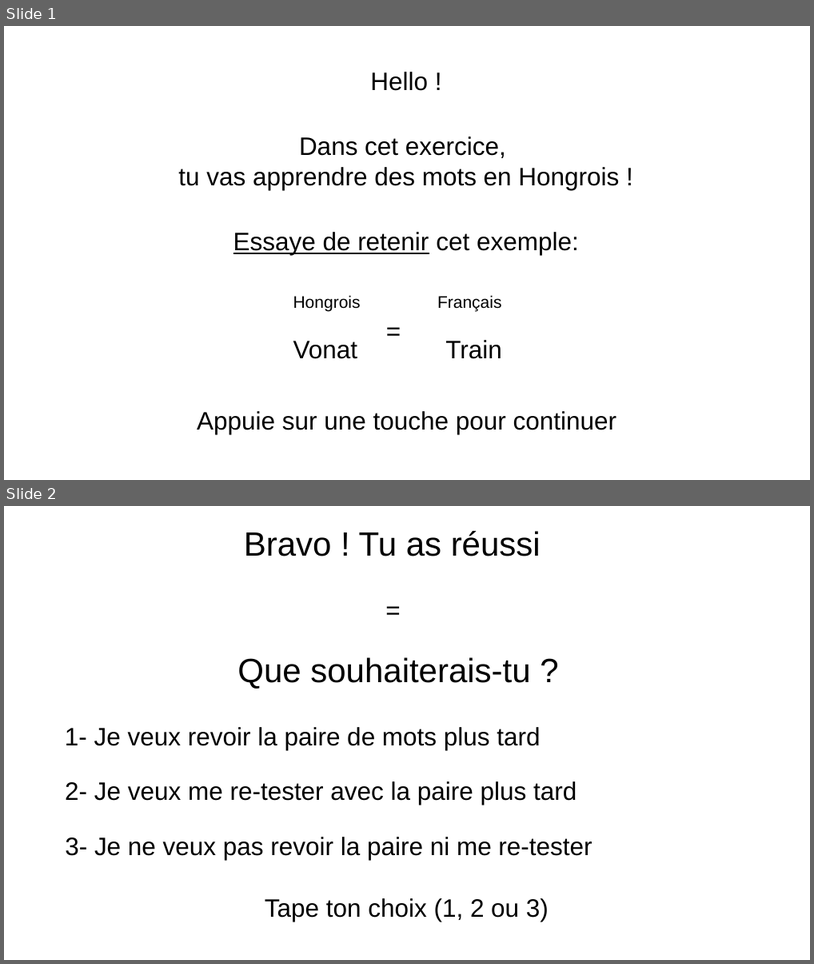
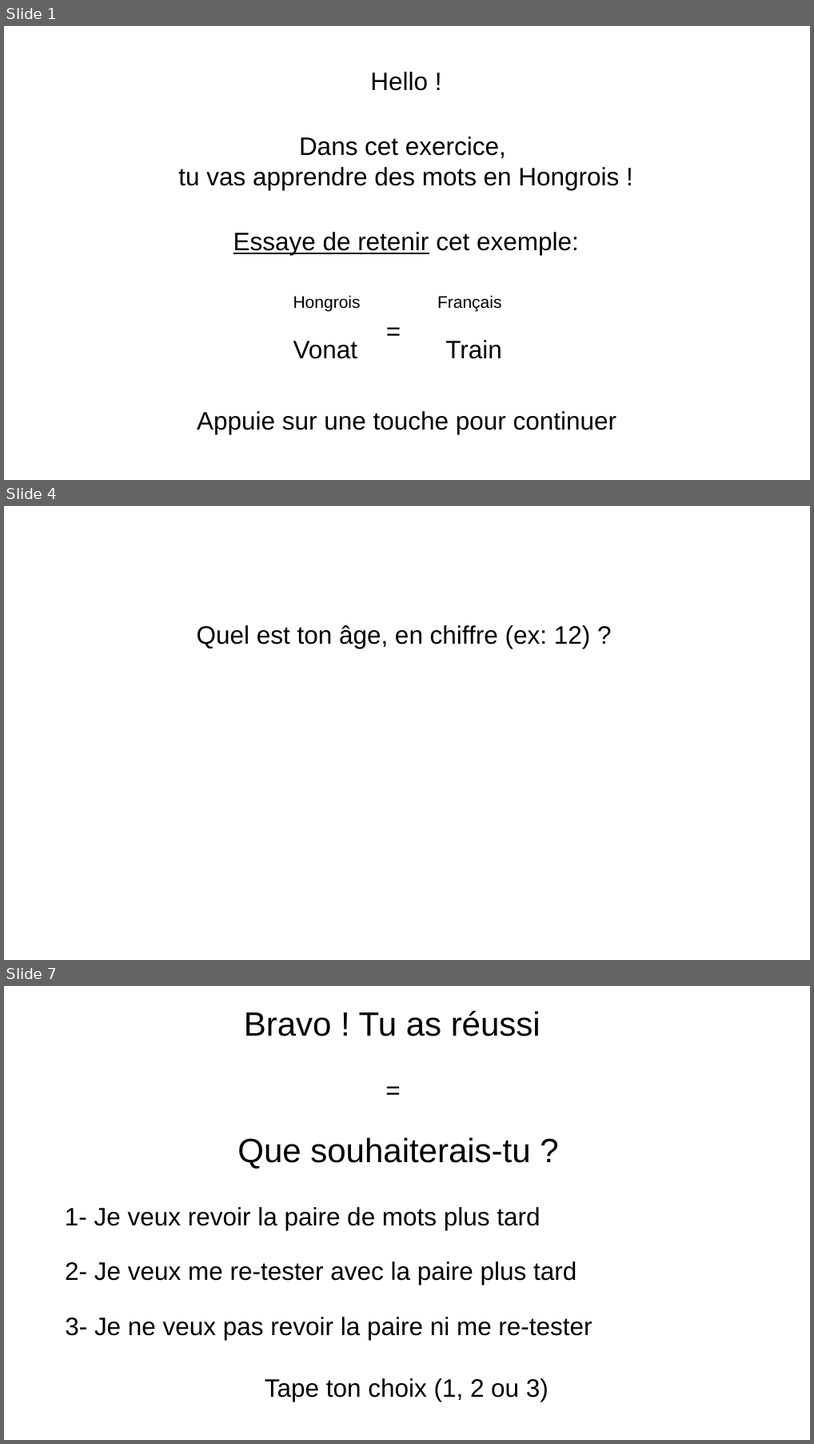
Before and after one commit to AlessandroCuozzo/Psycho, a slide deck: images/Images NEW.pptx. Shown one above the other, each under a label of ours: slides 1 and 2 before the commit, slides 1, 4 and 7 after it; the slides between them are not shown. The pictures are 814x964 and 814x1444 pixels, drawn with LibreOffice and Linux fonts; fonts in the diff are those of the drawing. Boxes give left, top, right and bottom in pixels: in the first picture for what was removed or moved away, otherwise in the second. Text is boxed around its words. In the diff, an @@ line names an element or a change of style, - is before the commit and + after.

```diff
--- a/images/Images NEW.pptx
+++ b/images/Images NEW.pptx
@@ slide 4 added at box(4, 506, 810, 960), background #FFFFFF @@
@@ text added at box(197, 625, 591, 648), 30 pt, text #000000 @@
+Quel est ton âge, en chiffre (ex: 12) ?
@@ what was slide 2 is now slide 7 @@
```
Also in this commit, not shown: 4 other slides added, 48 other files.
